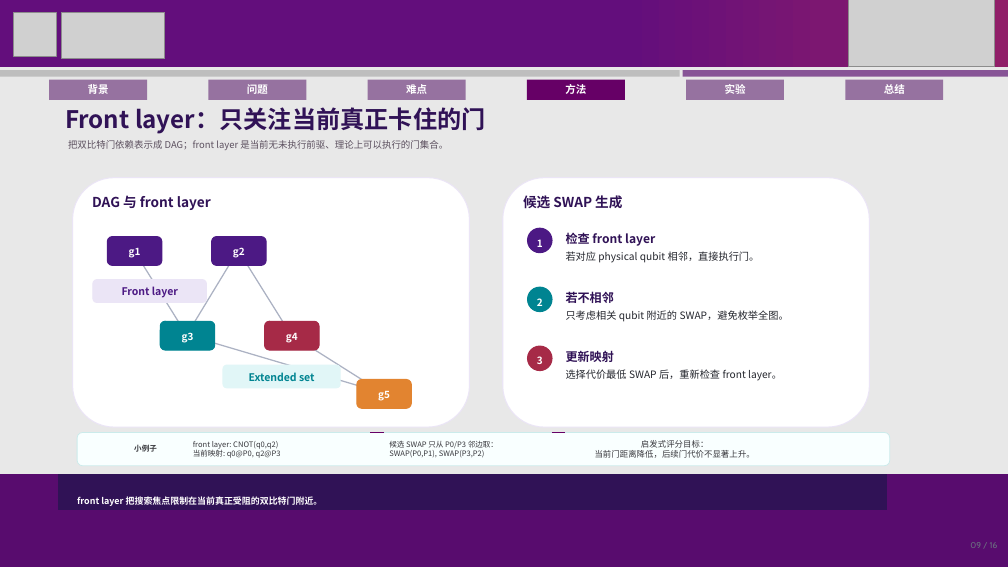
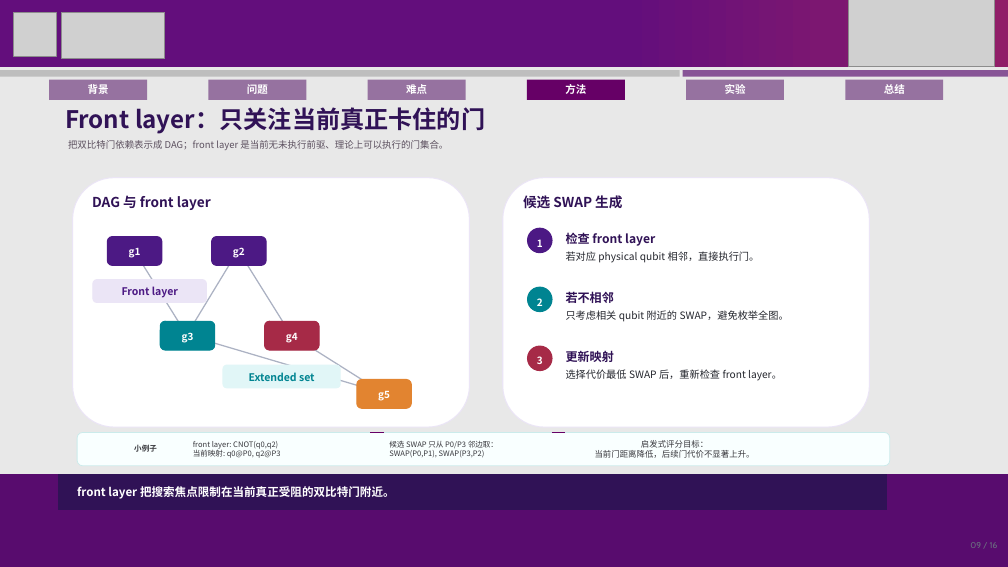
Before and after one commit to Yanis01682/Topics-in-Quantum-Computing, a slide deck: slide 9 of FinalProject/SABRE_Final_Presentation.pptx. Drawn at 1008x567 pixels with LibreOffice and Linux fonts; fonts in the diff are those of the drawing; grey boxes stand for pictures. Boxes give left, top, right and bottom in pixels: in the first picture for what was removed or moved away, otherwise in the second. Text is boxed around its words. In the diff, an @@ line names an element or a change of style, - is before the commit and + after.

```diff
--- a/FinalProject/SABRE_Final_Presentation.pptx
+++ b/FinalProject/SABRE_Final_Presentation.pptx
@@ text "front layer 把搜索焦点限制在当前真正受阻的双比特门附近。": place and size @@
-text "front layer 把搜索焦点限制在当前真正受阻的双比特门附近。" at [77, 495, 323, 507]
+text "front layer 把搜索焦点限制在当前真正受阻的双比特门附近。" at [77, 486, 395, 499]
@@ text "front layer 把搜索焦点限制在当前真正受阻的双比特门附近。" at [77, 486, 395, 499]: size 8.5 to 11 pt @@
```
Also in this commit, not shown: 4 other slides changed.
